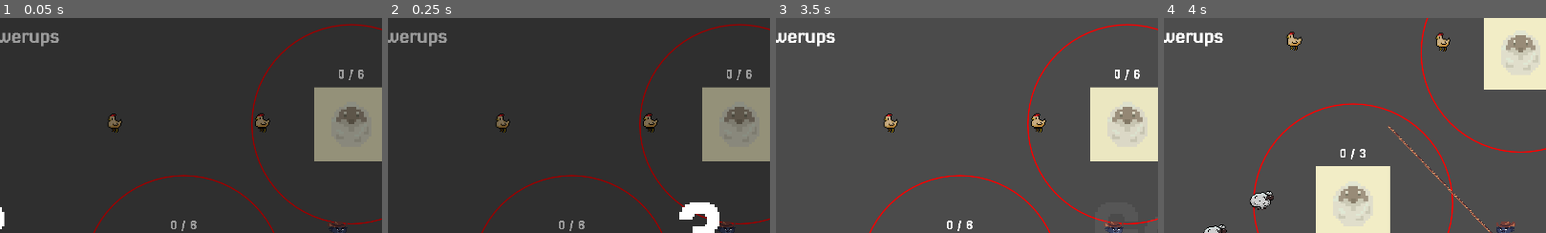
Above: before the commit, frames 1-4 (left to right).
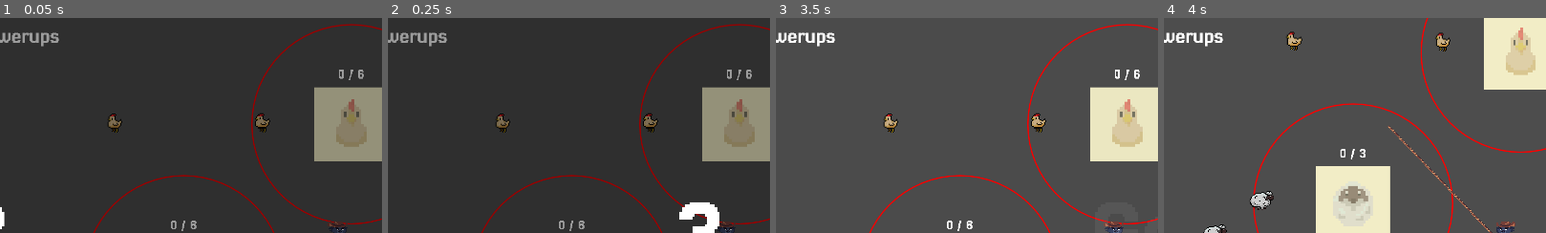
Above: after the commit, the same moments.

Repository: kinghos/GMTK-Game-Jam-2025
Game: Godot game, scene res://scenes/levels/test_level.tscn
Same seed, same stepped clock (60 frames per second), same inputs: the game is played once before the commit and once after it. This scene is started directly instead of the project's main scene.
Inputs (mouse positions are % of the whole screen's width and height, from its top left):
- Up to frame 1 (0.05 s): no input
- Up to frame 2 (0.25 s): no input
- Up to frame 3 (3.5 s): move the mouse to (45, 70) at 0.52 s; hold Space (Kick) 0.53-1.28 s; hold Up (Up) 0.53-2.03 s; click (45, 70) at 0.67 s; move the mouse to (80, 65) at 1.27 s; tap Space (Kick) at 1.35, 2.85 s; move the mouse to (20, 35) at 2.02 s; hold Space (Kick) 2.03-2.78 s; hold Left (Left) from 2.03 s (still down); move the mouse to (55, 50) at 2.77 s; click (55, 50) at 2.92 s
- Up to frame 4 (4 s): move the mouse to (35, 25) at 3.52 s; release Left (Left) at 3.53 s; hold S (Down) from 3.53 s (still down); hold Space (Kick) from 3.53 s (still down)
The pictures show only the part of the screen within x 6-56%, y 0-50%; the shares and areas given below are measured in that part.

The runs differ from the first frame. In frame 1, 0.7% of the frame differs, in the area x 88-96%, y 37-60%; in frame 2, 0.7%; in frame 3, 1.2%; in frame 4, 1.2%, in the area x 89-98%, y 4-27%.

Commit message:
chicken icon and arrow

Diff:
--- a/scenes/animals/chicken.tscn
+++ b/scenes/animals/chicken.tscn
@@ -2,7 +2,7 @@
 
 [ext_resource type="PackedScene" uid="uid://c730r02j0a3ic" path="res://scenes/animals/animal.tscn" id="1_hmq33"]
 [ext_resource type="Texture2D" uid="uid://dkcp8mu4hpkrf" path="res://assets/graphics/sprites/chicken.png" id="2_e2rpr"]
-[ext_resource type="Texture2D" uid="uid://dg5irpu268sb7" path="res://assets/graphics/misc/menu_arrow_hovering.png" id="3_u21h3"]
+[ext_resource type="Texture2D" uid="uid://u64l8os2b7rm" path="res://assets/graphics/sprites/chicken_arrow.png" id="3_u21h3"]
 
 [sub_resource type="AtlasTexture" id="AtlasTexture_u21h3"]
 atlas = ExtResource("2_e2rpr")
--- a/scenes/pen.gd
+++ b/scenes/pen.gd
@@ -14,7 +14,7 @@
 const ANIMAL_ICONS = {
 	"Cow": preload("res://assets/graphics/sprites/cow_icon.png"),
 	"Sheep": preload("res://assets/graphics/sprites/sheep_icon.png"),
-	"Chicken": preload("res://assets/graphics/sprites/sheep_icon.png")
+	"Chicken": preload("res://assets/graphics/sprites/chicken_icon.png")
 }
 
 func _draw():
Binary file added: assets/graphics/sprites/chicken_arrow.png
Not shown, added: assets/graphics/sprites/chicken_arrow.png.import
Binary file added: assets/graphics/sprites/chicken_icon.png
Not shown, added: assets/graphics/sprites/chicken_icon.png.import
